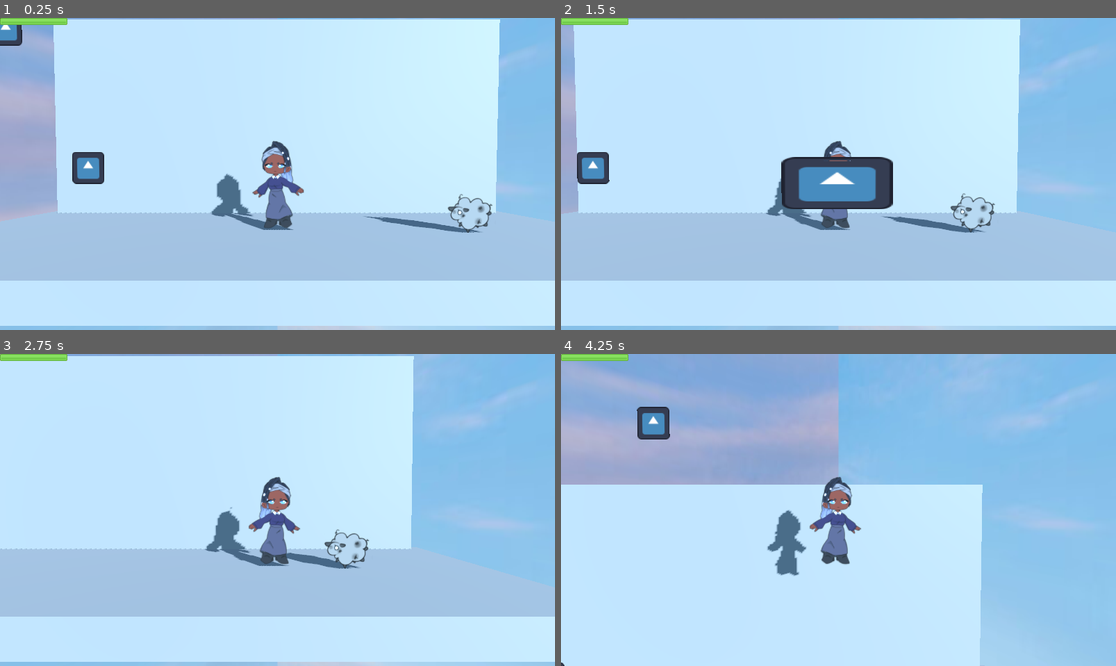
Above: before the commit, frames 1-4 (two rows, left to right).
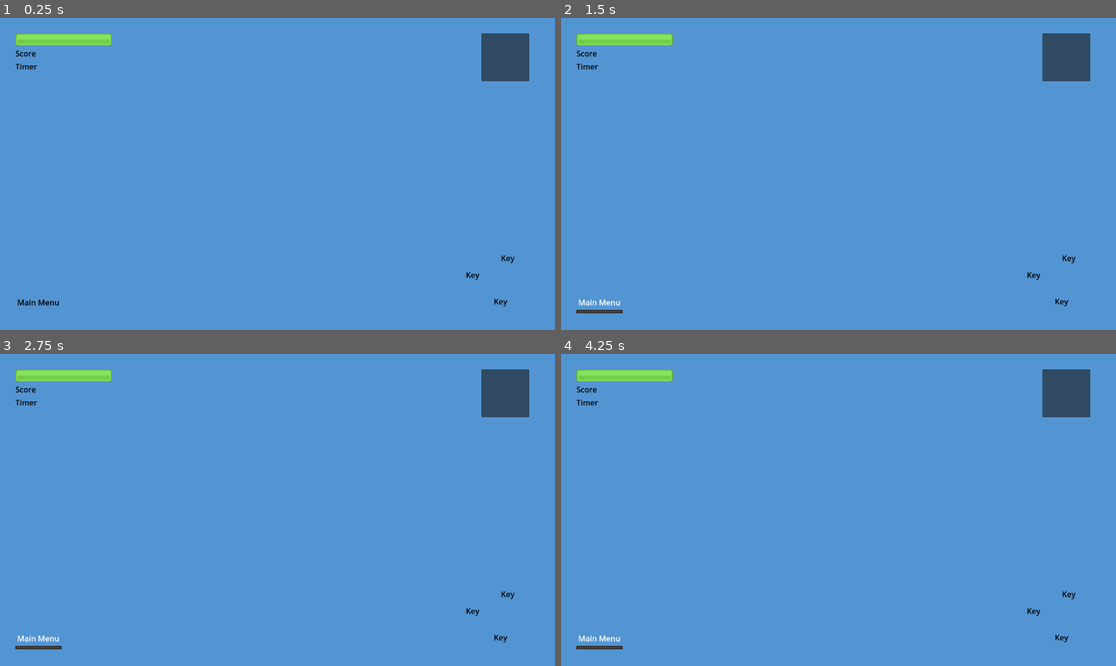
Above: after the commit, the same moments.

Repository: m-tsoi/Dust-Busters
Game: Godot game, scene res://scenes/levels/level.tscn
Same seed, same stepped clock (60 frames per second), same inputs: the game is played once before the commit and once after it. The engine's default icon, where the game draws it, is replaced by a stand-in: a white triangle on a blue panel in a dark square.
Inputs (mouse positions are in pixels of both pictures, inside the frame that each line leads up to):
- Up to frame 1 (0.25 s): no input
- Up to frame 2 (1.5 s): click (599, 301) at 0.5 s, where only the run after the commit has a clickable "Main Menu"; tap Enter at 1.25 s; hold Right (move_right) from 1.28 s (still down); tap Z (basic_attack) at 1.35 s
- Up to frame 3 (2.75 s): tap Space (jump) at 1.52, 2.27 s; release Right (move_right) at 2.03 s; hold Down (ui_down) from 2.03 s (still down); tap Z (basic_attack) at 2.1 s
- Up to frame 4 (4.25 s): release Down (ui_down) at 2.78 s; hold Right (move_right) 2.78-3.53 s; tap Z (basic_attack) at 2.85, 3.6 s; hold Up (ui_up) from 3.53 s (still down); tap Space (jump) at 3.77 s

The runs differ from the first frame. In frame 1, 100% of the frame differs, in the area x 0-100%, y 0-100%; in frame 2, 98%; in frame 3, 100%; in frame 4, 100%.

Commit message:
Added Player Screen

Diff:
--- a/scenes/user_interface/in_game_ui.tscn
+++ b/scenes/user_interface/in_game_ui.tscn
@@ -1,20 +1,108 @@
-[gd_scene load_steps=5 format=3 uid="uid://ckbuxsq418wvj"]
+[gd_scene load_steps=6 format=3 uid="uid://ckbuxsq418wvj"]
 
 [ext_resource type="Script" path="res://scenes/user_interface/HPBar2D.gd" id="1_hvy4h"]
 [ext_resource type="Texture2D" uid="uid://d4j7gmqote8ag" path="res://assets/user_interface/hp_bar/barHorizontal_red_placeholder.png" id="2_72s5t"]
 [ext_resource type="Texture2D" uid="uid://dcf6mpenn2jnv" path="res://assets/user_interface/hp_bar/barHorizontal_green_placeholder.png" id="3_r6rnf"]
 [ext_resource type="Texture2D" uid="uid://c4hwe8anisutg" path="res://assets/user_interface/hp_bar/barHorizontal_yellow_placeholder.png" id="4_j3ocu"]
 
+[sub_resource type="StyleBoxFlat" id="StyleBoxFlat_qmvix"]
+bg_color = Color(0.32549, 0.584314, 0.823529, 1)
+
 [node name="InGameUI" type="CanvasLayer"]
 
 [node name="HPBar2D" type="Node2D" parent="."]
 script = ExtResource("1_hvy4h")
 
-[node name="HealthBar" type="TextureProgressBar" parent="HPBar2D"]
-offset_right = 377.0
-offset_bottom = 36.0
-scale = Vector2(0.698692, 0.550868)
+[node name="Control" type="Control" parent="."]
+layout_mode = 3
+anchors_preset = 15
+anchor_right = 1.0
+anchor_bottom = 1.0
+grow_horizontal = 2
+grow_vertical = 2
+
+[node name="Panel" type="Panel" parent="Control"]
+layout_mode = 0
+offset_right = 1152.0
+offset_bottom = 648.0
+theme_override_styles/panel = SubResource("StyleBoxFlat_qmvix")
+
+[node name="VBoxContainer" type="VBoxContainer" parent="Control"]
+layout_mode = 2
+offset_left = 32.0
+offset_top = 32.0
+offset_right = 232.0
+offset_bottom = 132.0
+
+[node name="HealthBar" type="TextureProgressBar" parent="Control/VBoxContainer"]
+layout_mode = 2
 texture_under = ExtResource("2_72s5t")
 texture_over = ExtResource("3_r6rnf")
 texture_progress = ExtResource("4_j3ocu")
 metadata/_edit_use_anchors_ = true
+
+[node name="Score" type="Label" parent="Control/VBoxContainer"]
+layout_mode = 2
+size_flags_horizontal = 0
+theme_override_colors/font_color = Color(0, 0, 0, 1)
+text = "Score"
+
+[node name="Timer" type="Label" parent="Control/VBoxContainer"]
+layout_mode = 2
+size_flags_horizontal = 0
+theme_override_colors/font_color = Color(0, 0, 0, 1)
+text = "Timer"
+
+[node name="MenuButton" type="MenuButton" parent="Control"]
+layout_mode = 2
+offset_left = 32.0
+offset_top = 575.0
+offset_right = 128.0
+offset_bottom = 606.0
+size_flags_horizontal = 0
+theme_override_colors/font_color = Color(0, 0, 0, 1)
+text = "Main Menu"
+
+[node name="ItemList" type="ItemList" parent="Control"]
+offset_left = 999.0
+offset_top = 32.0
+offset_right = 1099.0
+offset_bottom = 132.0
+
+[node name="Key 1" type="Label" parent="Control"]
+layout_mode = 2
+offset_left = 1040.0
+offset_top = 487.0
+offset_right = 1069.0
+offset_bottom = 513.0
+theme_override_colors/font_color = Color(0, 0, 0, 1)
+text = "Key
+"
+
+[node name="PowerUpBar" type="TextureProgressBar" parent="Control"]
+layout_mode = 2
+offset_left = 765.0
+offset_top = 515.0
+offset_right = 965.0
+offset_bottom = 555.0
+fill_mode = 1
+
+[node name="Key 2" type="Label" parent="Control"]
+layout_mode = 2
+offset_left = 967.0
+offset_top = 522.0
+offset_right = 996.0
+offset_bottom = 548.0
+theme_override_colors/font_color = Color(0, 0, 0, 1)
+text = "Key
+"
+
+[node name="Key 3" type="Label" parent="Control"]
+layout_mode = 2
+offset_left = 1025.0
+offset_top = 577.0
+offset_right = 1054.0
+offset_bottom = 603.0
+theme_override_colors/font_color = Color(0, 0, 0, 1)
+text = "Key
+"
